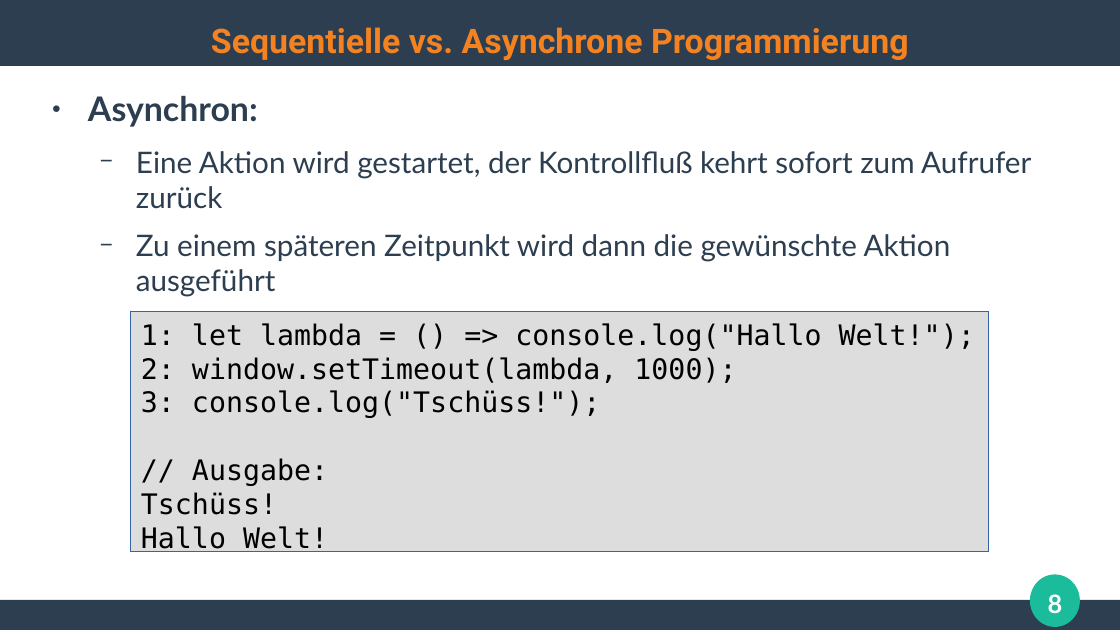
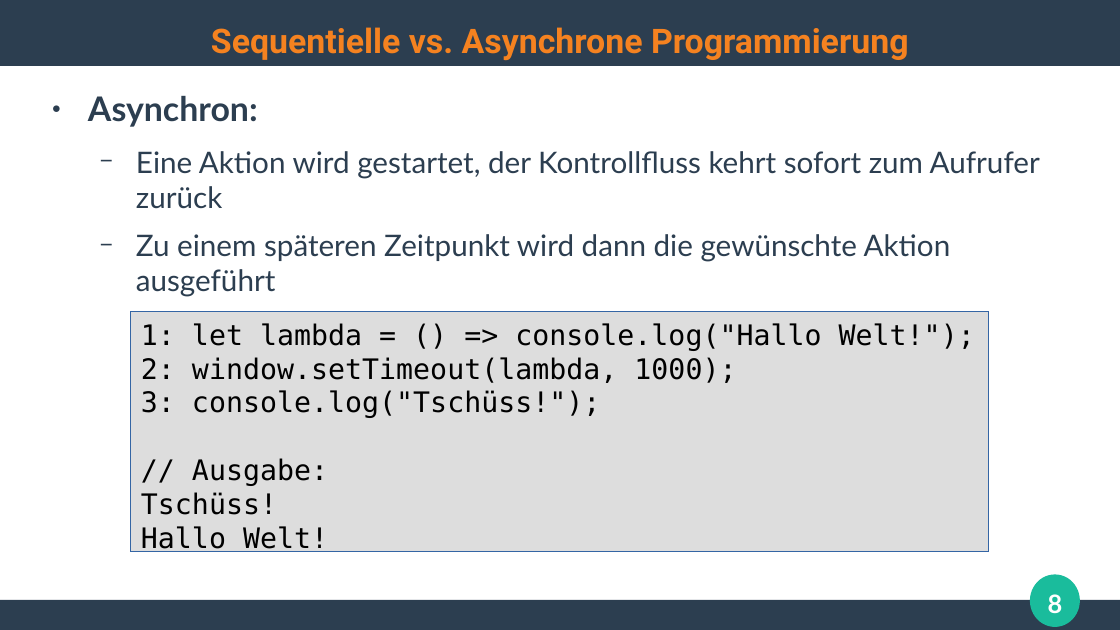
Before and after one commit to ghandmann/HS-AlbSig-WebAnwendungen2, a slide deck: slide 8 of Kapitel/05_Web2.0_AJAX_1x1.odp. Drawn at 1120x630 pixels with LibreOffice and Linux fonts; fonts in the diff are those of the drawing. Boxes give left, top, right and bottom in pixels: in the first picture for what was removed or moved away, otherwise in the second. Text is boxed around its words. In the diff, an @@ line names an element or a change of style, - is before the commit and + after.

Commit message:
Fixed typos

```diff
--- a/Kapitel/05_Web2.0_AJAX_1x1.odp
+++ b/Kapitel/05_Web2.0_AJAX_1x1.odp
@@ text at [136, 151, 1040, 209]: text changed @@
-  − Eine Aktion wird gestartet, der Kontrollfluß kehrt sofort zum Aufrufer zurück
+  − Eine Aktion wird gestartet, der Kontrollfluss kehrt sofort zum Aufrufer zurück
```
Also in this commit, not shown: 1 other slide changed.
